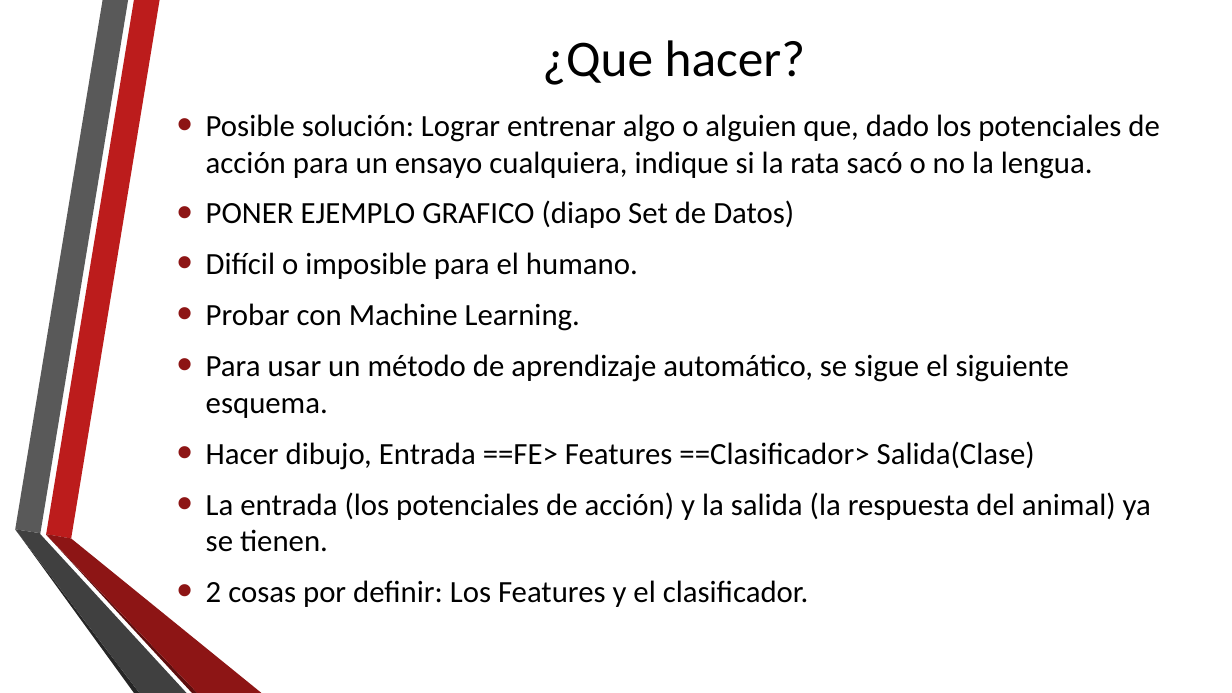
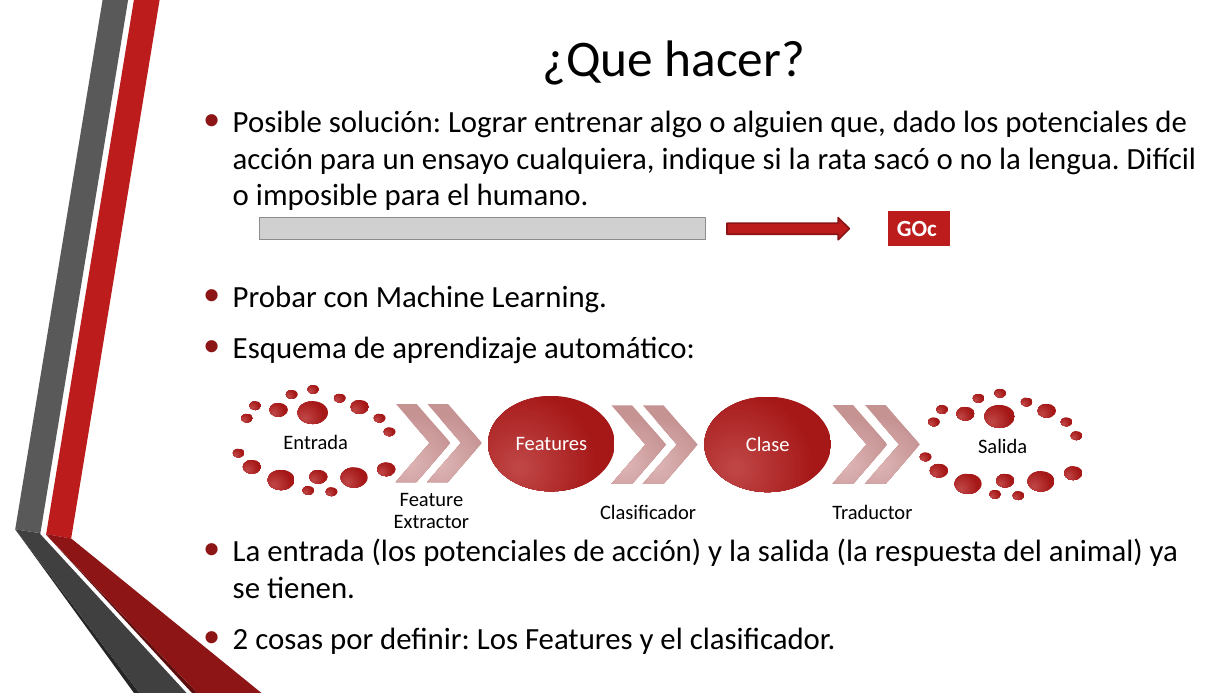
Before and after one commit to neozero86/tesis-megea, a slide deck: slide 9 of Presentacion/PresentacionTesis.pptx. Drawn at 1232x693 pixels with LibreOffice and Linux fonts; fonts in the diff are those of the drawing; grey boxes stand for pictures; background and template pictures are left out. Boxes give left, top, right and bottom in pixels: in the first picture for what was removed or moved away, otherwise in the second. Text is boxed around its words. In the diff, an @@ line names an element or a change of style, - is before the commit and + after.

```diff
--- a/Presentacion/PresentacionTesis.pptx
+++ b/Presentacion/PresentacionTesis.pptx
@@ text "Posible solución: Lograr entrenar algo ..." moved from (x1=206, y1=114, x2=1159, y2=607) to (x1=233, y1=110, x2=1196, y2=654) @@
@@ text at (x1=233, y1=110, x2=1196, y2=210): text changed @@
-• Posible solución: Lograr entrenar algo o alguien que, dado los potenciales de acción para un ensayo cualquiera, indique si la rata sacó o no la lengua.
-• PONER EJEMPLO GRAFICO (diapo Set de Datos)
-• Difícil o imposible para el humano.
+• Posible solución: Lograr entrenar algo o alguien que, dado los potenciales de acción para un ensayo cualquiera, indique si la rata sacó o no la lengua. Difícil o imposible para el humano.
@@ picture added at (x1=260, y1=218, x2=705, y2=240) @@
@@ right arrow added at (x1=727, y1=218, x2=849, y2=240), fill #BC1C1C, outline #8B1515 1.25 pt @@
@@ table added at (x1=888, y1=210, x2=951, y2=248), 1 rows, 1 columns @@
+GOc
@@ text at (x1=233, y1=336, x2=695, y2=364): text changed @@
-• Para usar un método de aprendizaje automático, se sigue el siguiente esquema.
-• Hacer dibujo, Entrada ==FE> Features ==Clasificador> Salida(Clase)
+• Esquema de aprendizaje automático:
@@ group added at (x1=233, y1=385, x2=1083, y2=547): 37 ellipses, 6 chevrons, 3 frees, 3 texts, 1 freeform shape @@
+Entrada
+Feature Extractor
+Features
+Clasificador
+Clase
+Traductor
+Salida
```
Also in this commit, not shown: 5 other slides changed, 5 slides added, 4 slides removed, 11 other files.
